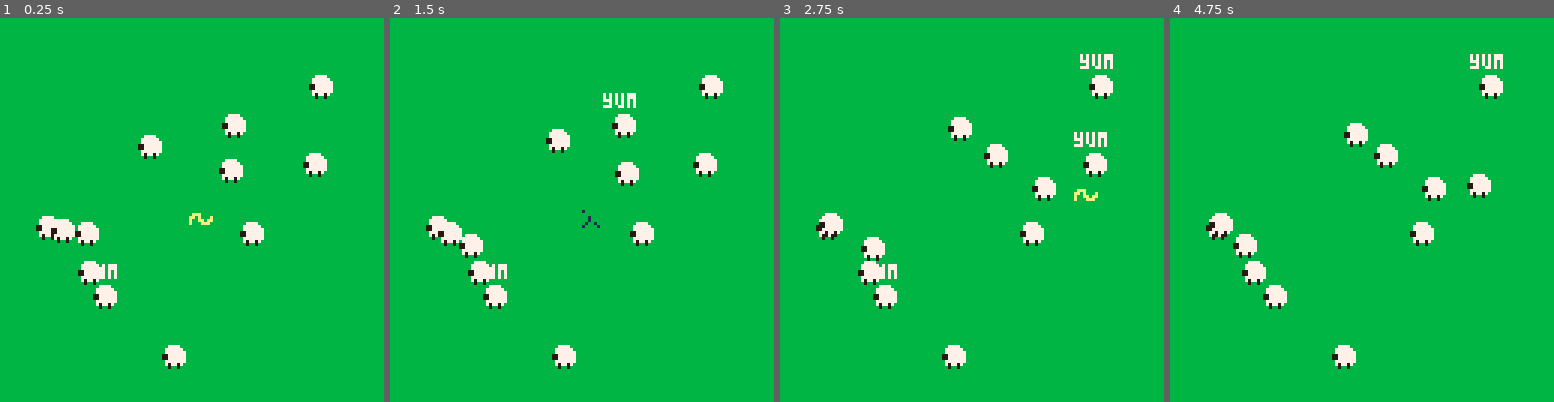
Above: before the commit, frames 1-4 (left to right).
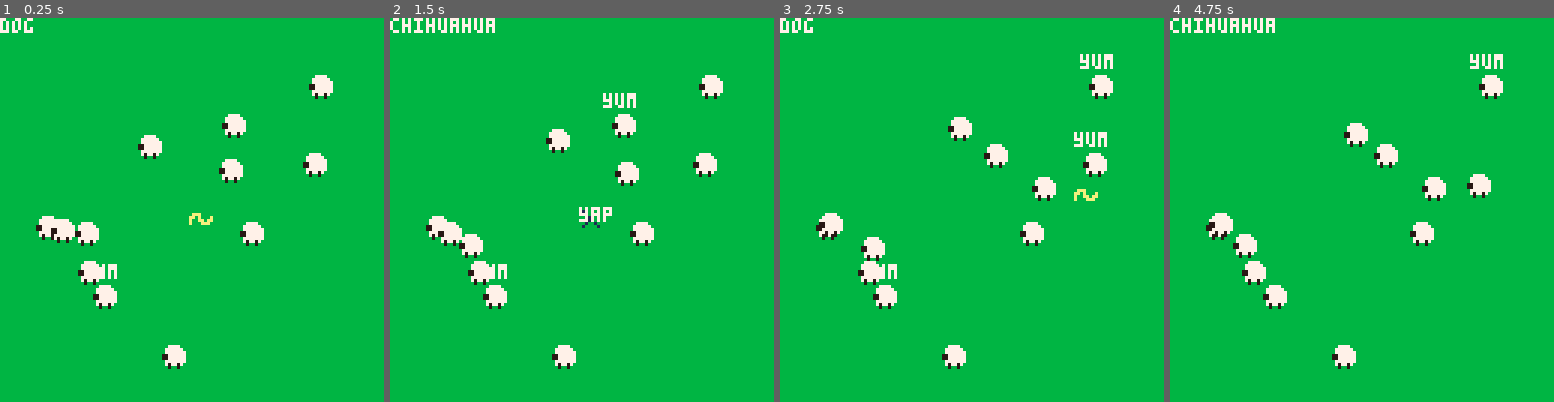
Above: after the commit, the same moments.

Repository: kitasuna/sheepdoggin
Game: PICO-8 cartridge sheepdoggin.p8
Same seed, same stepped clock (60 frames per second), same inputs: the game is played once before the commit and once after it.
Inputs:
- Up to frame 1 (0.25 s): no input
- Up to frame 2 (1.5 s): tap X (X key) at 0.33, 1.07 s; tap O (Z key) at 0.7 s
- Up to frame 3 (2.75 s): hold Right 1.6-2.1 s; tap O (Z key) at 1.7, 2.1, 2.5 s; tap X (X key) at 1.85 s; hold Up 2.15-2.42 s; hold Right from 2.47 s (still down)
- Up to frame 4 (4.75 s): tap O (Z key) every 0.4 s from 2.9 to 4.5 s; tap X (X key) at 2.97, 4.08 s; release Right at 3.03 s; hold Left 3.08-3.58 s; hold Down 3.63-3.97 s; hold Right 4.02-4.68 s; hold Up from 4.73 s (still down)

The runs differ from the first frame. In frame 1, 0.2% of the frame differs, in the area x 0-9%, y 0-4%; in frame 2, 0.8%, in the area x 0-58%, y 0-54%; in frame 3, 0.2%; in frame 4, 0.6%.

Commit message:
display bark color

Diff:
--- a/player.lua
+++ b/player.lua
@@ -130,7 +130,7 @@
             for b in all(objects) do
                 b:draw()
             end
-            print(player.mask, 0, 0)
+            print(player.mask, 0, 0, 3)
         end,
 
         collisionCirc = function(self)
@@ -160,8 +160,7 @@
 -- handling barks
 objects = {}
 function bark_draw(o)
-    print(o.text, o.x, o.y)
-    --spr(o.sprite, o.x, o.y, 2, 1)
+    print(o.text, o.x, o.y, 3)
 end
 
 function bark_update(b)
